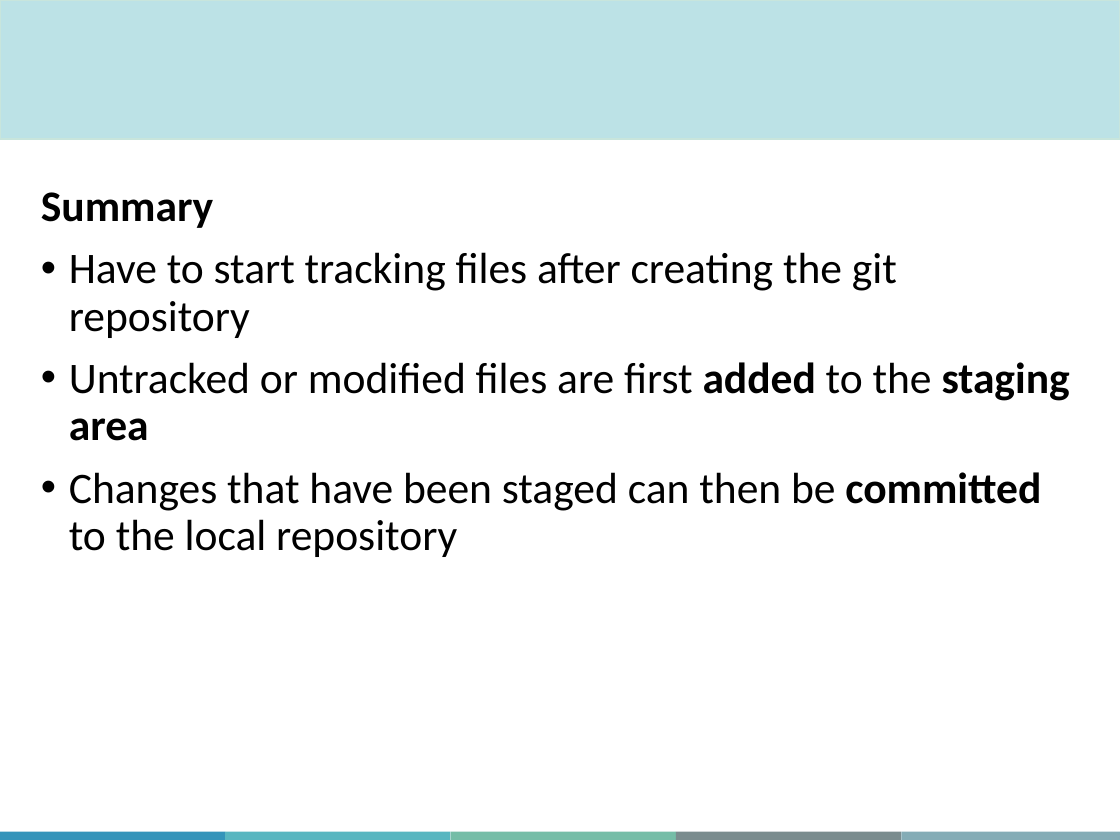
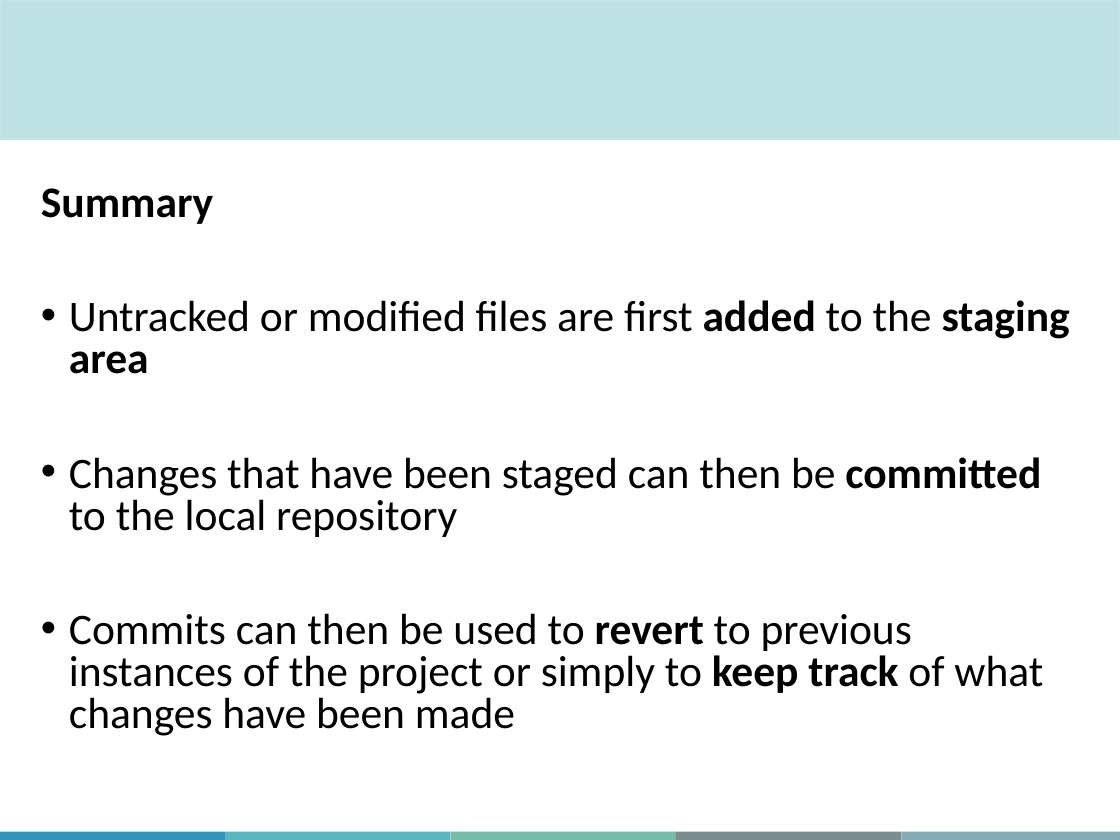
Before and after one commit to aosakwe/MiCM_IntroToGitHub, a slide deck: slide 13 of Slides/MiCM_GitHub_Workshop.pptx (slide 12 before the commit). Drawn at 1120x840 pixels with LibreOffice and Linux fonts; fonts in the diff are those of the drawing; background and template pictures are left out. Boxes give left, top, right and bottom in pixels: in the first picture for what was removed or moved away, otherwise in the second. Text is boxed around its words. In the diff, an @@ line names an element or a change of style, - is before the commit and + after.

```diff
--- a/Slides/MiCM_GitHub_Workshop.pptx
+++ b/Slides/MiCM_GitHub_Workshop.pptx
@@ text at box(41, 188, 1070, 537): line spacing 0.9 to 0.8 @@
@@ text at box(69, 252, 897, 338): paragraph removed @@
-• Have to start tracking files after creating the git repository
@@ text at box(69, 613, 1043, 736): paragraph added @@
+• Commits can then be used to revert to previous instances of the project or simply to keep track of what changes have been made
```
Also in this commit, not shown: 8 other slides changed, 8 slides added, 6 other files.
